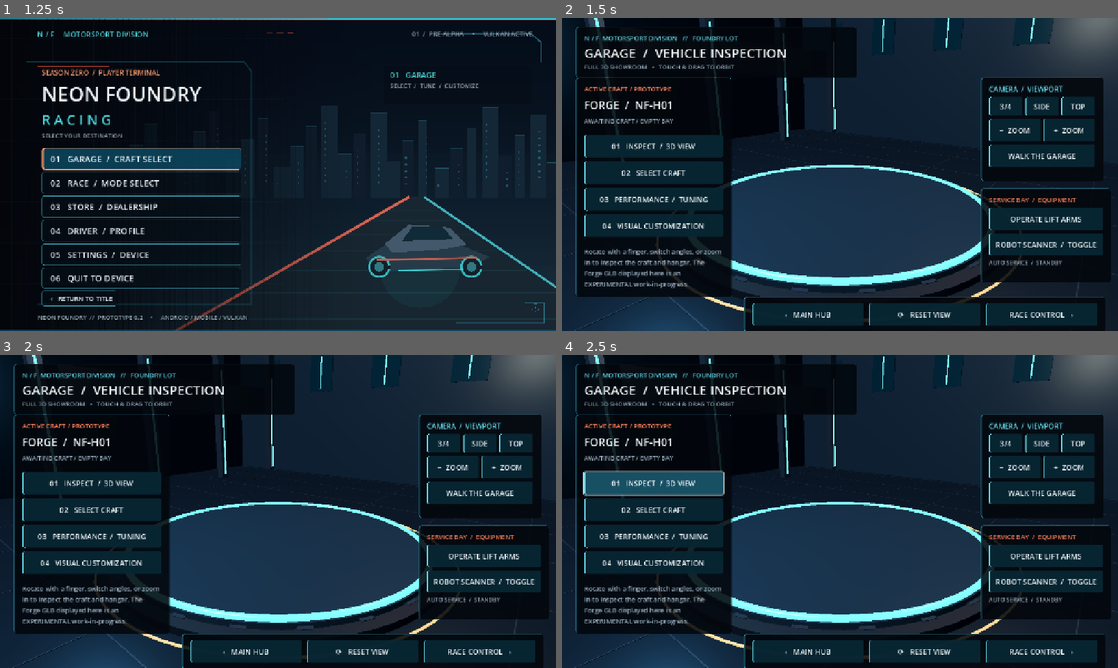
Above: before the commit, frames 1-4 (two rows, left to right).
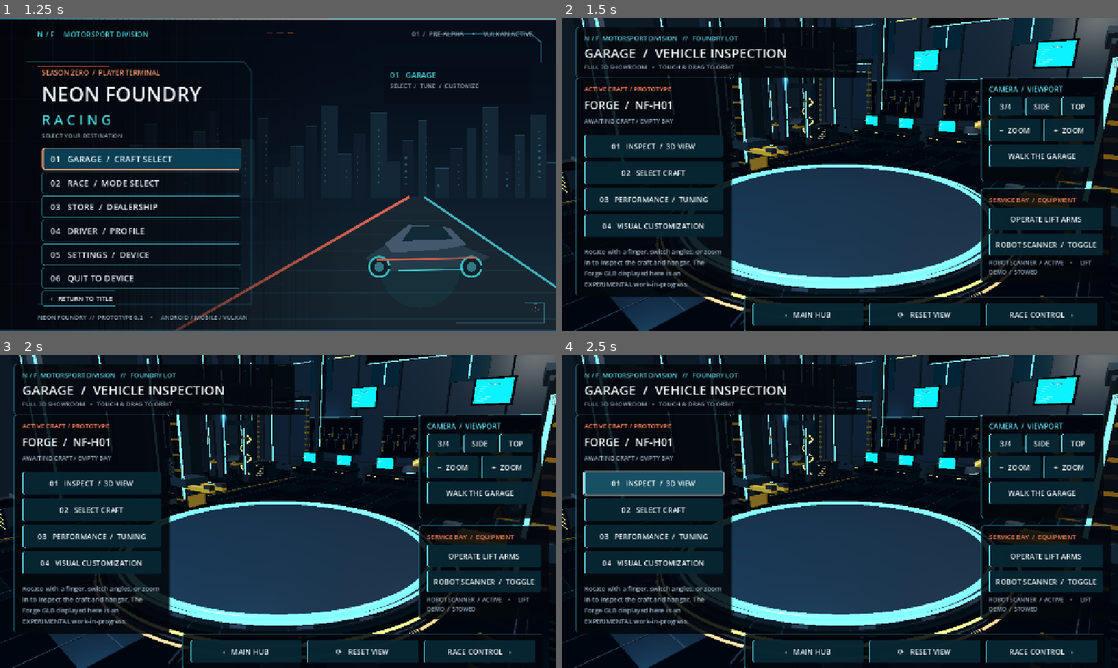
Above: after the commit, the same moments.

Repository: tpylman90-ctrl/NeonFoundry-Racing
Game: Godot game, scene res://scenes/title_menu.tscn
The game is run twice, just before and just after one commit, with the same random seed, the same clock (stepped at 60 frames per second) and the same inputs.
Inputs:
- Up to frame 1 (1.25 s): click "›› ENTER THE FOUNDRY" at 0.5 s
- Up to frame 2 (1.5 s): click "01 GARAGE / CRAFT SELECT" at 1.25 s
- Up to frame 3 (2 s): no input
- Up to frame 4 (2.5 s): click "01 INSPECT / 3D VIEW" at 2 s

Frame 1 is identical in both runs. In frame 2, 16% of the frame differs, in the area x 0-100%, y 0-100%; in frame 3, 16%; in frame 4, 16%.
Error before the commit: Parse Error: Cannot assign a value of type Vector3 to variable "bx" with specified type float. (res://scripts/garage_workshop.gd:128)

Commit message:
Correct vector basis type in batched geometry generator

Diff:
--- a/game/scripts/garage_workshop.gd
+++ b/game/scripts/garage_workshop.gd
@@ -125,7 +125,7 @@
 func _box(id: String, position: Vector3, size: Vector3, angle_y: float = 0.0) -> void:
 	if size.x <= 0 or size.y <= 0 or size.z <= 0:
 		return
-	var bx: float = Vector3(cos(angle_y), 0, -sin(angle_y)) * size.x * 0.5
+	var bx: Vector3 = Vector3(cos(angle_y), 0, -sin(angle_y)) * size.x * 0.5
 	var by := Vector3.UP * size.y * 0.5
 	var bz := Vector3(sin(angle_y), 0, cos(angle_y)) * size.z * 0.5
 	var a := position - bx - by - bz
